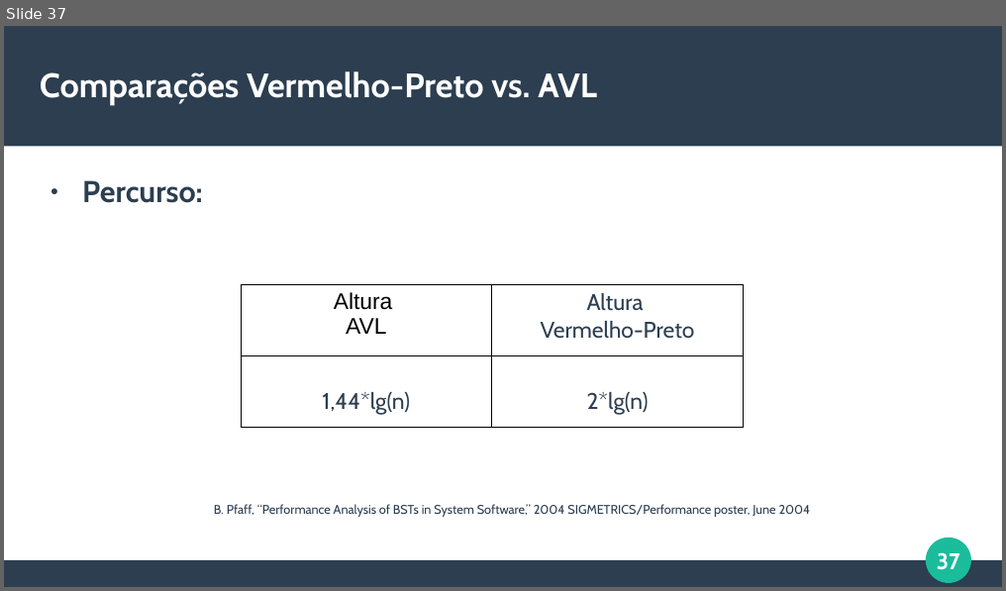
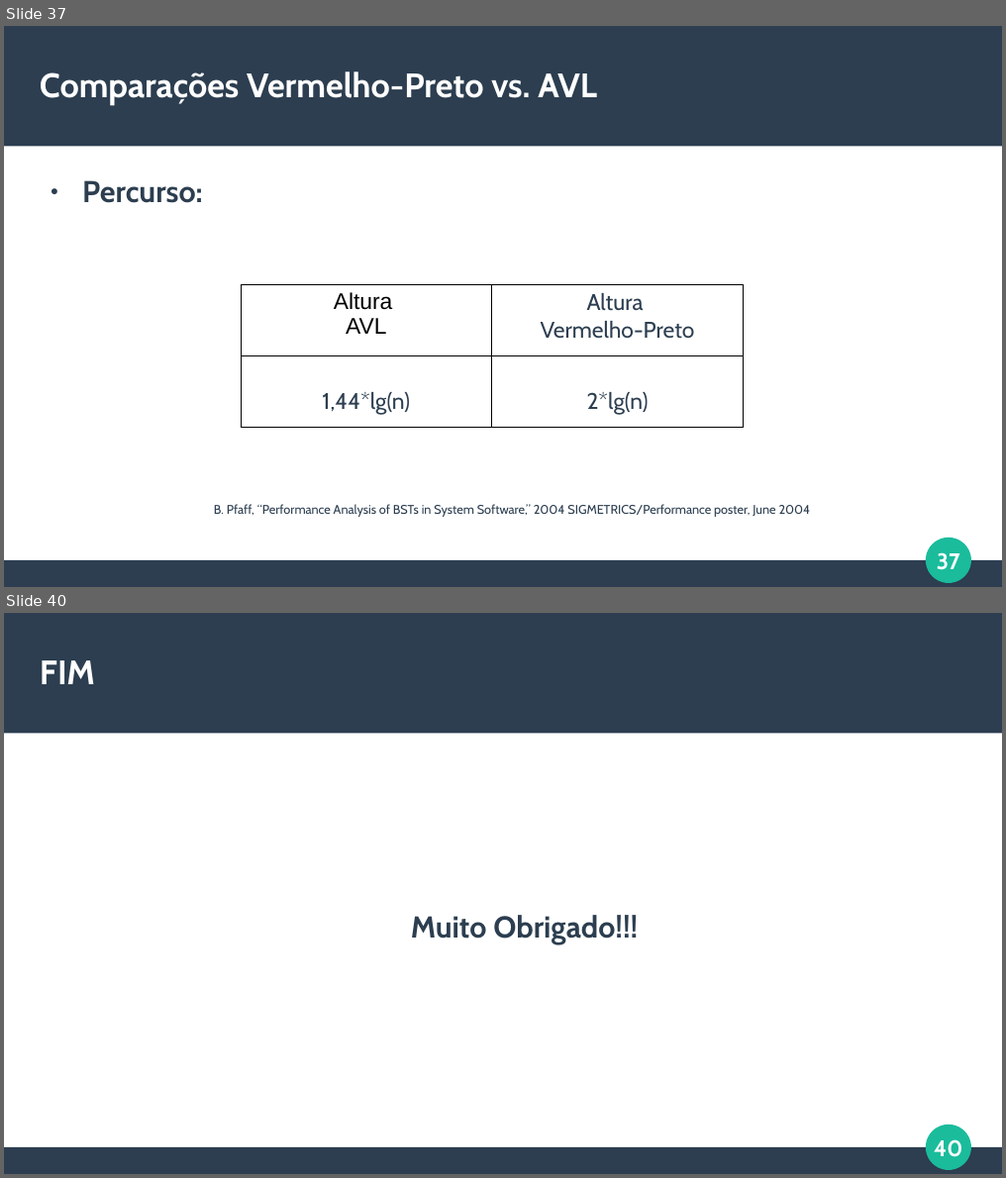
Before and after one commit to italoportinho/trabalho-eda2023-2, a slide deck: slides/apresentacao.odp. Shown one above the other, each under a label of ours: slide 37 before the commit, slides 37 and 40 after it; the slides between them are not shown. The pictures are 1006x591 and 1006x1178 pixels, drawn with LibreOffice and Linux fonts; fonts in the diff are those of the drawing. Boxes give left, top, right and bottom in pixels: in the first picture for what was removed or moved away, otherwise in the second. Text is boxed around its words. In the diff, an @@ line names an element or a change of style, - is before the commit and + after.

```diff
--- a/slides/apresentacao.odp
+++ b/slides/apresentacao.odp
@@ slide 40 added at [4, 613, 1002, 1174], background #FFFFFF; not listed: 4 template elements that a slide beside it also shows @@
@@ title added at [40, 661, 95, 684], 27 pt, text #FFFFFF, bold @@
+FIM
@@ text added at [411, 915, 638, 946], 24 pt, text #2C3E50, bold @@
+Muito Obrigado!!!
```
Also in this commit, not shown: 1 slide changed, 1 other slide added, 1 slide removed.
